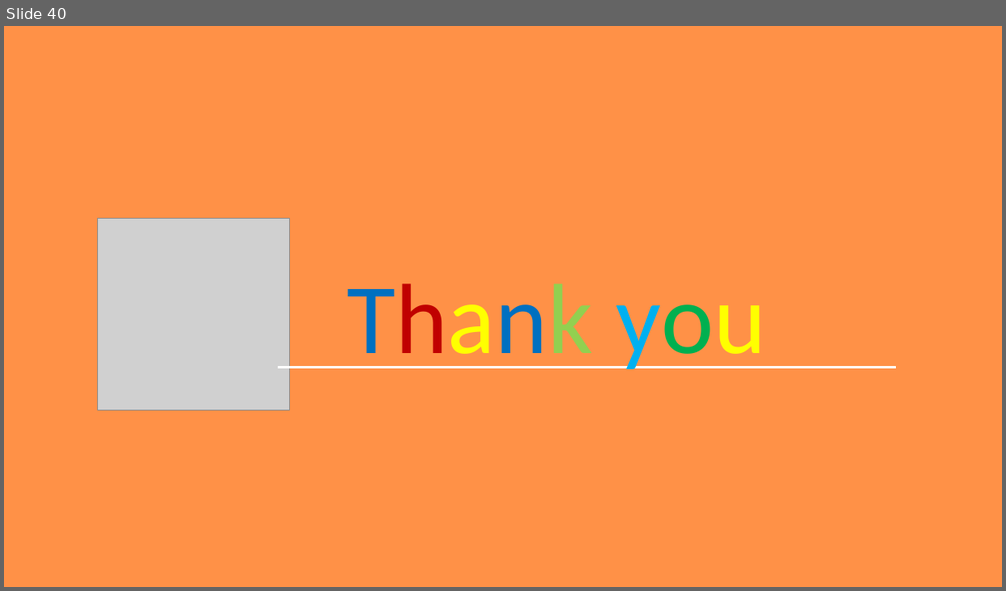
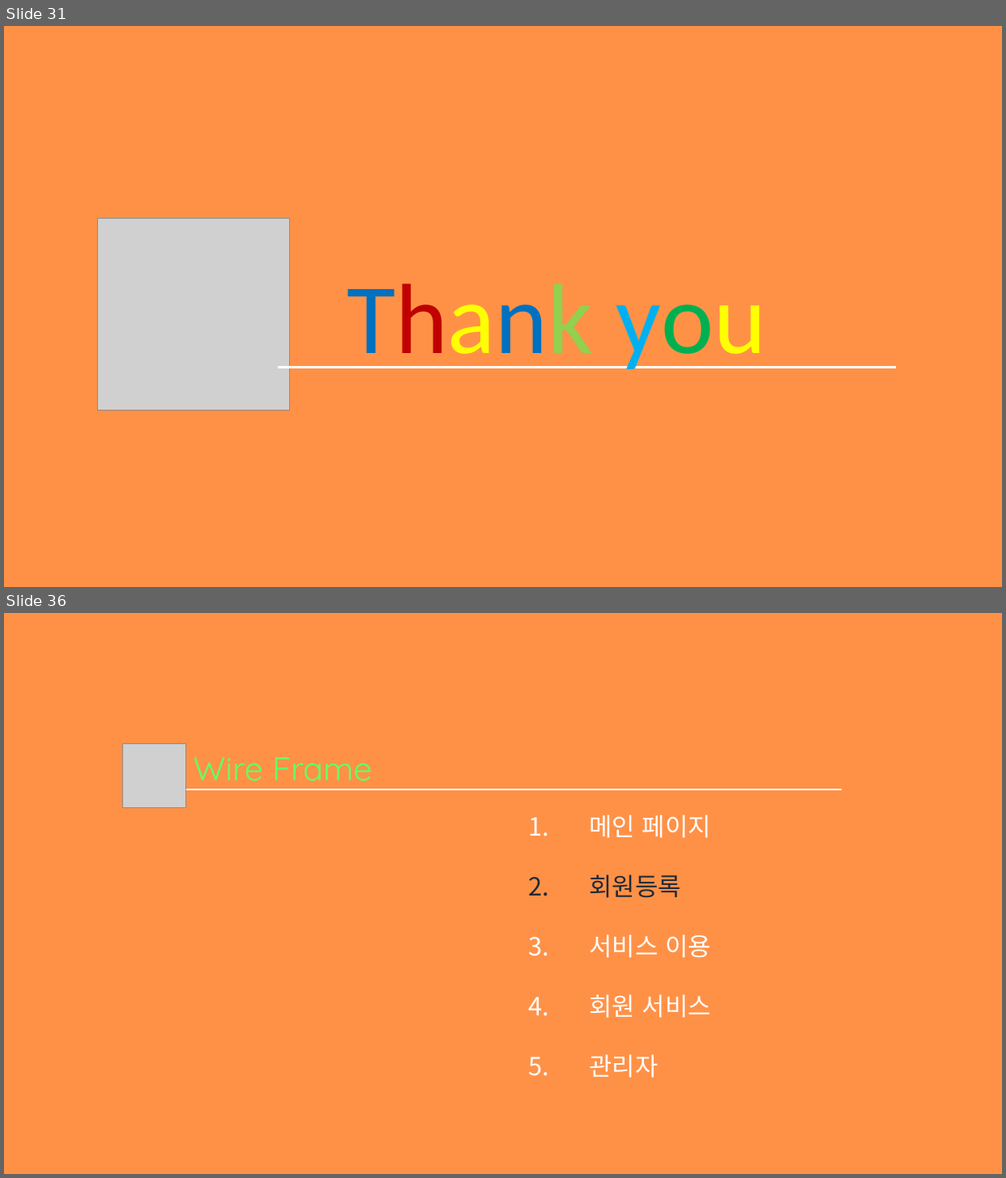
Before and after one commit to hhsw07/ezen-academy-projects, a slide deck: WebContent/jhk/document/3조 원데이클래스_전현규.pptx. Shown one above the other, each under a label of ours: slide 40 before the commit, slides 31 and 36 after it; the slides between them are not shown. The pictures are 1006x591 and 1006x1178 pixels, drawn with LibreOffice and Linux fonts; fonts in the diff are those of the drawing; grey boxes stand for pictures. Boxes give left, top, right and bottom in pixels: in the first picture for what was removed or moved away, otherwise in the second. Text is boxed around its words. In the diff, an @@ line names an element or a change of style, - is before the commit and + after.

```diff
--- a/WebContent/jhk/document/3조 원데이클래스_전현규.pptx
+++ b/WebContent/jhk/document/3조 원데이클래스_전현규.pptx
@@ slide 36 added at [4, 613, 1002, 1174], background #FF9147 @@
@@ picture added at [122, 744, 186, 807] @@
@@ text added at [194, 757, 372, 790], 32 pt, text #66FF66 @@
+Wire Frame
@@ line added from (186, 790) to (842, 790), #FFFFFF 2 pt @@
@@ text added at [590, 815, 711, 1078], 24 pt, text #FFFFFF @@
+1. 메인 페이지
+2. 회원등록
+3. 서비스 이용
+4. 회원 서비스
+5. 관리자
@@ what was slide 40 is now slide 31 @@
```
Also in this commit, not shown: 21 other slides added, 9 slides removed, 14 other files.
